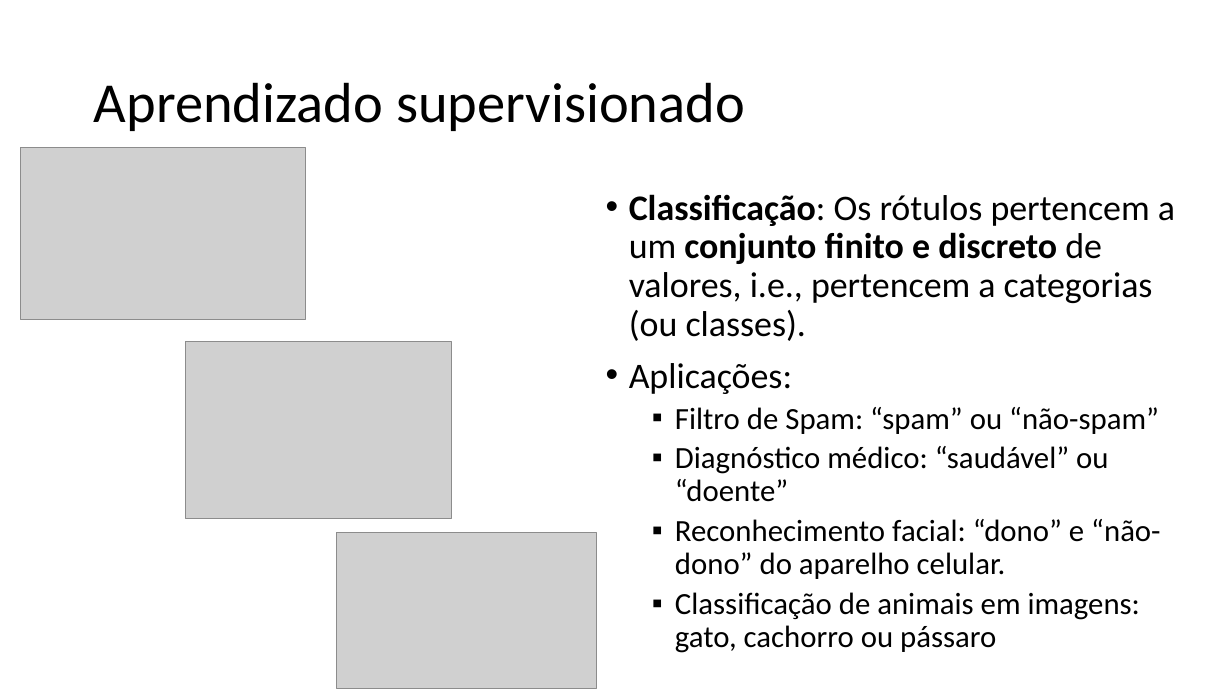
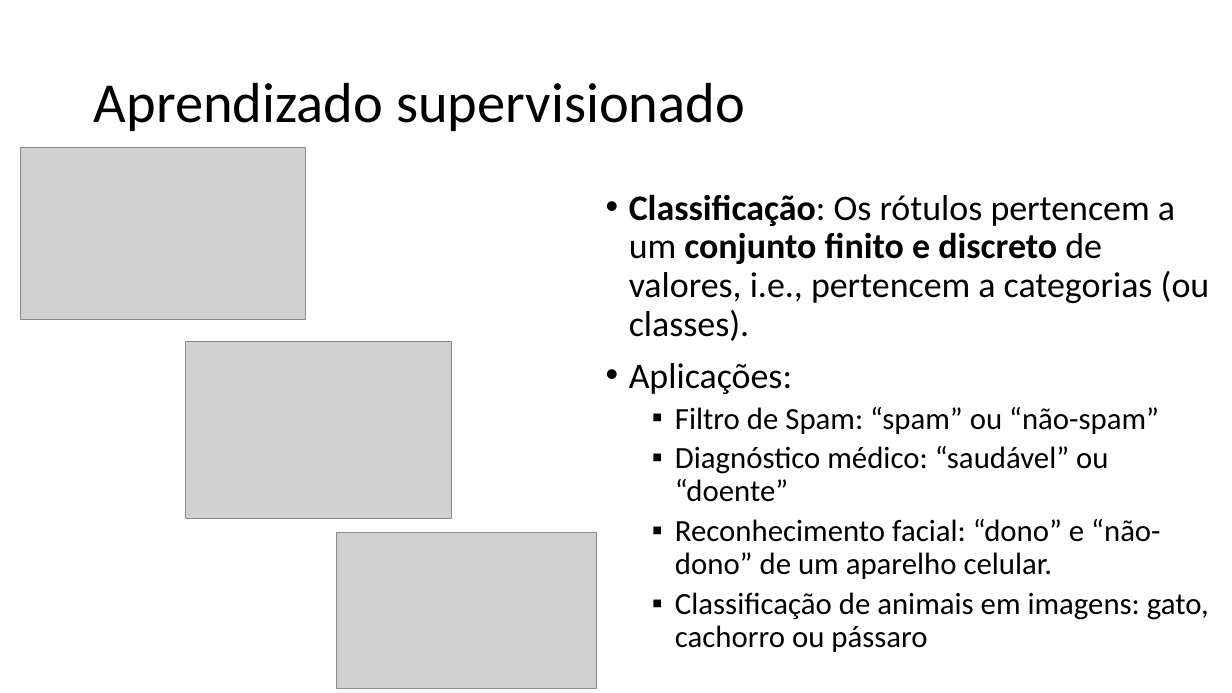
Before and after one commit to zz4fap/c24_inteligencia_artificial, a slide deck: slide 20 of slides/C24_Paradigmas.pptx. Drawn at 1232x693 pixels with LibreOffice and Linux fonts; fonts in the diff are those of the drawing; grey boxes stand for pictures. Boxes give left, top, right and bottom in pixels: in the first picture for what was removed or moved away, otherwise in the second. Text is boxed around its words. In the diff, an @@ line names an element or a change of style, - is before the commit and + after.

```diff
--- a/slides/C24_Paradigmas.pptx
+++ b/slides/C24_Paradigmas.pptx
@@ text at bbox=[675, 519, 1160, 579]: text changed @@
-  ▪ Reconhecimento facial: “dono” e “não-dono” do aparelho celular.
+  ▪ Reconhecimento facial: “dono” e “não-dono” de um aparelho celular.
```
Also in this commit, not shown: 11 other slides changed, 1 slide added.
